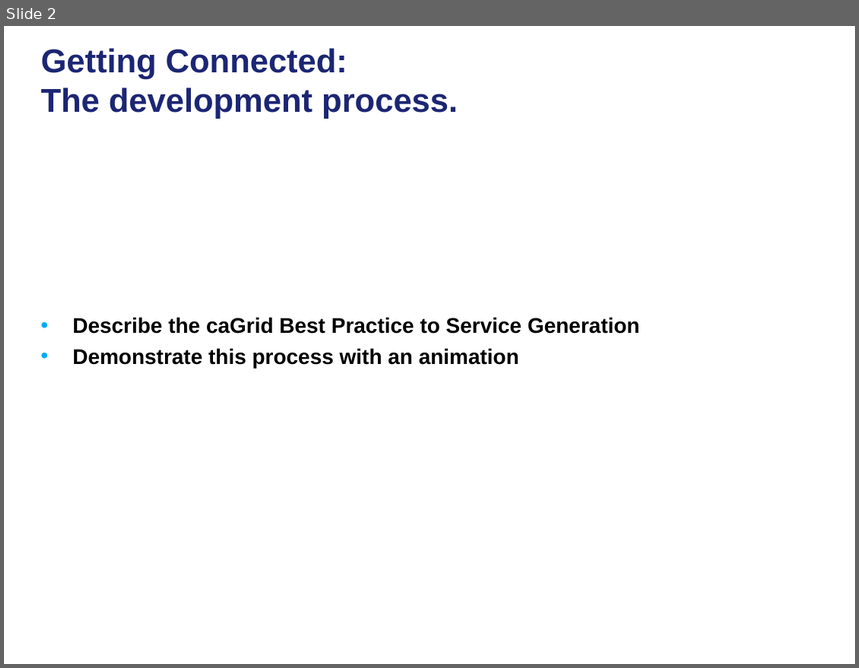
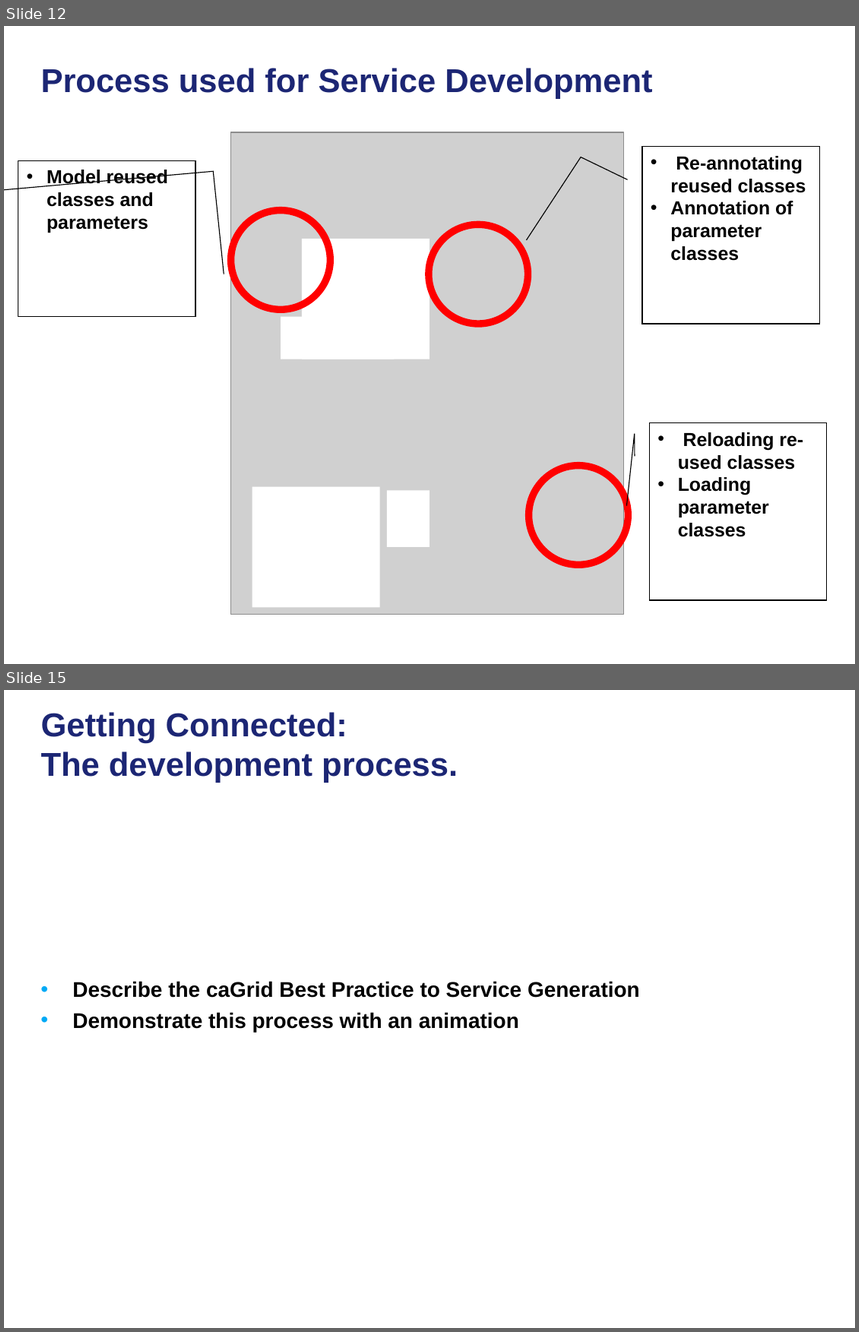
Before and after one commit to NCIP/cagrid-portal, a slide deck: cagrid-1-0/Documentation/presentations/200801_VCDE_ARCH/20080128_30_F2F_ASBP_Grid_BP.ppt. Shown one above the other, each under a label of ours: slide 2 before the commit, slides 12 and 15 after it; the slides between them are not shown. The pictures are 859x668 and 859x1332 pixels, drawn with LibreOffice and Linux fonts; fonts in the diff are those of the drawing; grey boxes stand for pictures; background and template pictures are left out. Boxes give left, top, right and bottom in pixels: in the first picture for what was removed or moved away, otherwise in the second. Text is boxed around its words. In the diff, an @@ line names an element or a change of style, - is before the commit and + after.

```diff
--- a/cagrid-1-0/Documentation/presentations/200801_VCDE_ARCH/20080128_30_F2F_ASBP_Grid_BP.ppt
+++ b/cagrid-1-0/Documentation/presentations/200801_VCDE_ARCH/20080128_30_F2F_ASBP_Grid_BP.ppt
@@ slide 12 added at (4,26,855,664), background picture (left out) @@
@@ title added at (41,68,652,99), 28 pt, text #1C2674, bold @@
+Process used for Service Development
@@ picture added at (231,132,623,615) @@
@@ border callout added at (18,161,196,316), outline #000000 0.74 pt, 16 pt, text #000000, bold @@
+• Model reused classes and parameters
@@ border callout added at (642,147,819,324), outline #000000 0.74 pt, 16 pt, text #000000, bold @@
+• Re-annotating reused classes
+• Annotation of parameter classes
@@ ellipse added at (231,211,331,310), outline #FF0000 6.01 pt @@
@@ ellipse added at (429,224,528,324), outline #FF0000 6.01 pt @@
@@ rectangle added at (302,239,430,360), fill #FFFFFF @@
@@ rectangle added at (281,317,394,360), fill #FFFFFF @@
@@ border callout added at (649,423,826,601), outline #000000 0.74 pt, 16 pt, text #000000, bold @@
+• Reloading re-used classes
+• Loading parameter classes
@@ ellipse added at (529,466,629,566), outline #FF0000 6.01 pt @@
@@ rectangle added at (253,487,380,608), fill #FFFFFF @@
@@ rectangle added at (387,491,430,548), fill #FFFFFF @@
@@ what was slide 2 is now slide 15 @@
```
Also in this commit, not shown: 5 slides changed, 19 other slides added.
